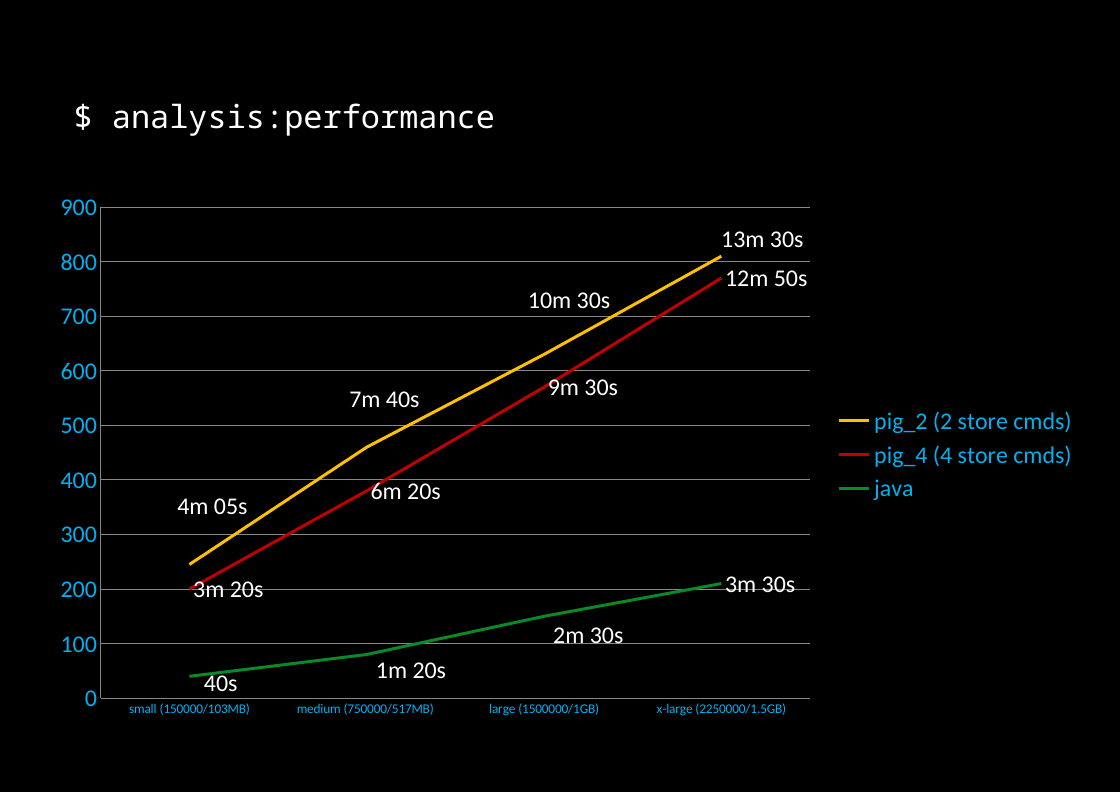
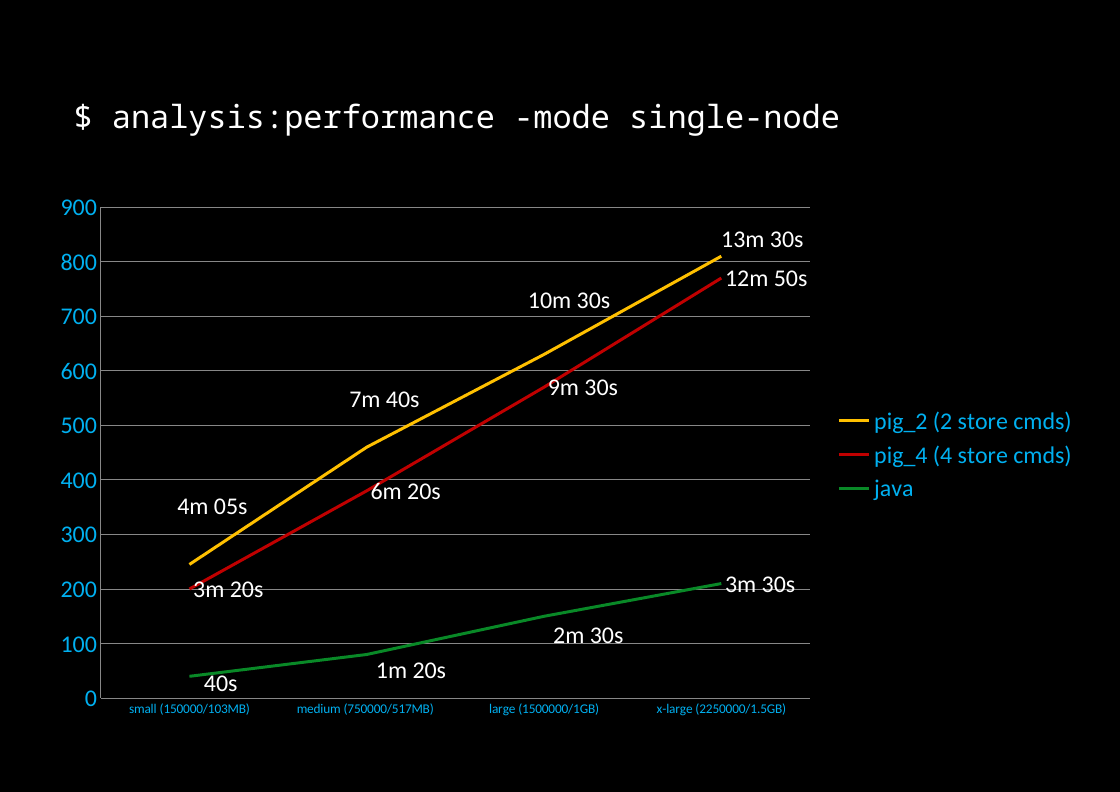
Before and after one commit to dzamurovic/coding-serbia-2014, a slide deck: slide 46 of coding-serbia.pptx. Drawn at 1120x792 pixels with LibreOffice and Linux fonts; fonts in the diff are those of the drawing. Boxes give left, top, right and bottom in pixels: in the first picture for what was removed or moved away, otherwise in the second. Text is boxed around its words. In the diff, an @@ line names an element or a change of style, - is before the commit and + after.

Commit message:
Working on presentation - adding slides 'performance in cluster' - work in progress.

```diff
--- a/coding-serbia.pptx
+++ b/coding-serbia.pptx
@@ text in rectangle at [112,103,840,136]: text changed @@
-$ analysis:performance
+$ analysis:performance -mode single-node
```
Also in this commit, not shown: 1 other slide changed, 2 slides added.
